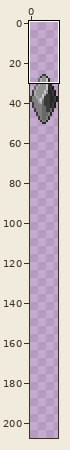
Two states of a sprite sheet, Assets/Tiles/Starlight/StarlightPylon_CrystalDead.png. The first picture is a wide view before the edit; the outline marks the close-up.
Close-up. The starting point:
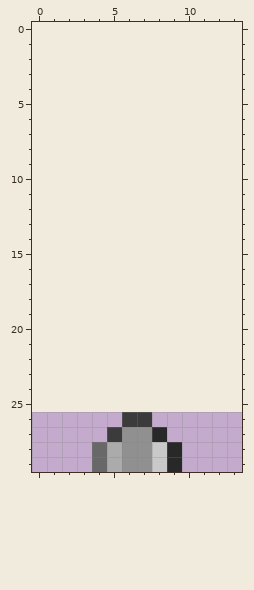
The file is 28x50 pixels, drawn in blocks of 2x2; one block is one cell here. Shown: x 0..13, y 0..29. The old version is drawn lined up with the new one, on the new canvas. The commit also changed other parts of the picture, which this record leaves out.
Now the later version:
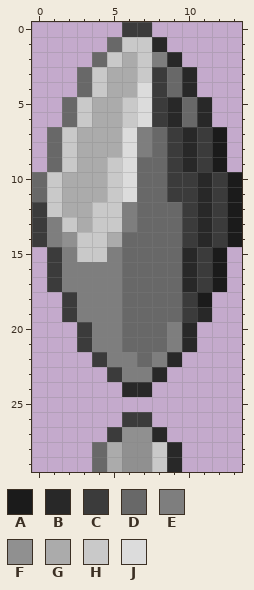
Palette (. is transparent): A #1b1b1b  B #282828  C #3b3b3b  D #686868  E #7e7e7e  F #909090  G #ababab  H #c9c9c9  J #dcdcdc
Edits made:
canvas 14x25 -> 14x208, the old top-left corner now at 0,26
@@ x 0..13 @@
- 0 ..............
- 1 ..............
- 2 ..............
- 3 ..............
- 4 ..............
- 5 ..............
- 6 ..............
- 7 ..............
- 8 ..............
- 9 ..............
-10 ..............
-11 ..............
-12 ..............
-13 ..............
-14 ..............
-15 ..............
-16 ..............
-17 ..............
-18 ..............
-19 ..............
-20 ..............
-21 ..............
-22 ..............
-23 ..............
-24 ..............
+ 0 ......CC......
+ 1 .....DHHB.....
+ 2 ....DHGHEB....
+ 3 ...DHGGHCDB...
+ 4 ...DHGGJCDB...
+ 5 ..DHGGHJCBDB..
+ 6 ..DHGGHJCBDB..
+ 7 .DHGGGJEDCBCA.
+ 8 .DHGGGJEDCBCA.
+ 9 .DHGGHJDDCBCA.
+10 DHGGGHJDDCCBCA
+11 DHGGGHJDDCCBCA
+12 CHGGHHEDDDCBCA
+13 CEHGHHEDDDCBCA
+14 CEFHHGDDDDCBCA
+15 .CEHHEDDDDBCA.
+16 .CEEEEDDDDBCA.
+17 .CEEEEDDDDBCA.
+18 ..CEEEDDDDCA..
+19 ..CEEEDDDDCB..
+20 ...CEEDDDEB...
+21 ...CEEDDDEB...
+22 ....CEEDEB....
+23 .....CEEB.....
+24 ......BB......
 25 ..............
Where, in picture pixels (left, top, right, bottom), the same in both close-ups:
added: (32, 22, 242, 397)
